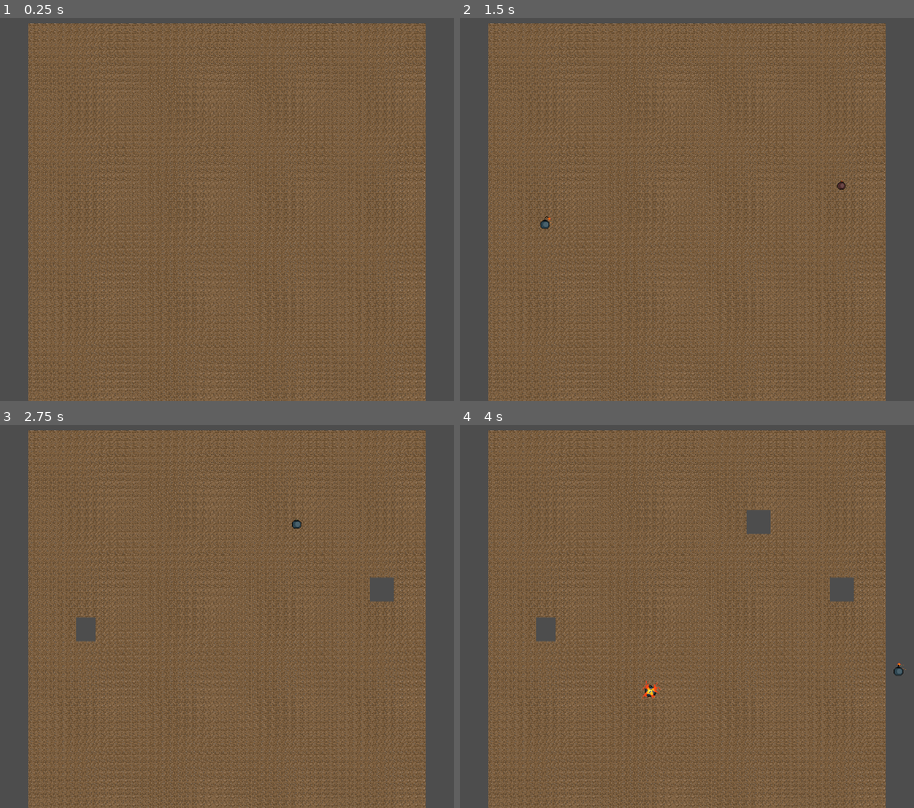
Above: before the commit, frames 1-4 (two rows, left to right).
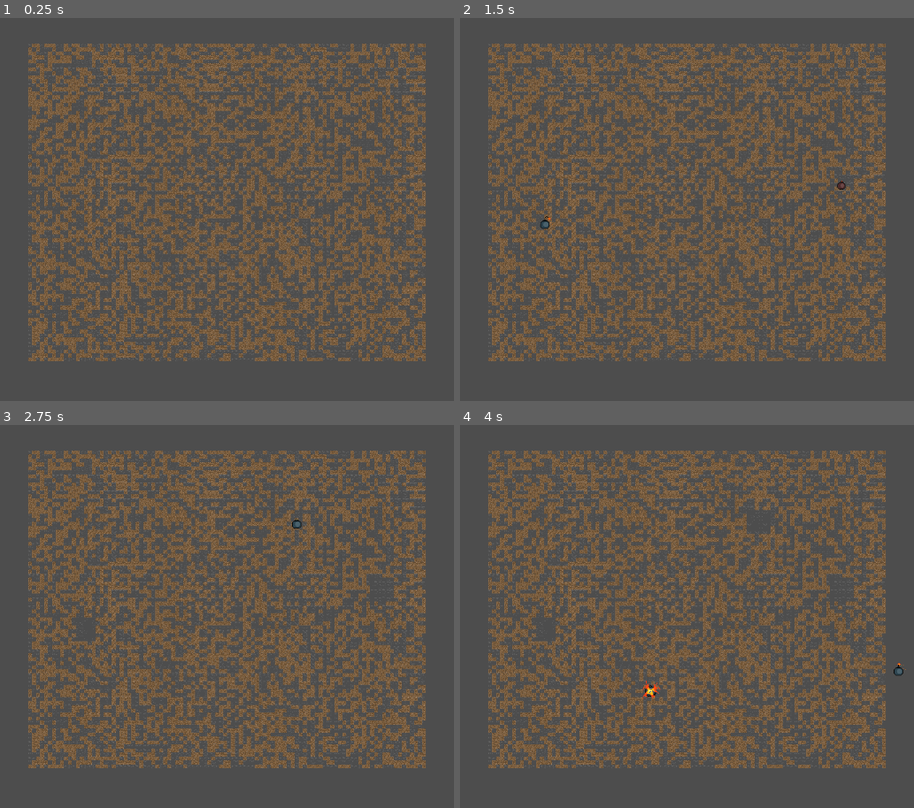
Above: after the commit, the same moments.

Repository: ProgrammingLogic/Alchemy_Game_Jam_7
Game: Godot game, scene res://src/game.tscn
Same seed, same stepped clock (60 frames per second), same inputs: the game is played once before the commit and once after it.
Inputs (mouse positions are in pixels of both pictures, inside the frame that each line leads up to):
- Up to frame 1 (0.25 s): no input
- Up to frame 2 (1.5 s): tap Enter at 0.5 s; move the mouse to (841, 182) at 0.52 s; click (841, 182) at 0.6 s; tap Space at 1.25 s; move the mouse to (546, 220) at 1.27 s; click (546, 220) at 1.35 s
- Up to frame 3 (2.75 s): move the mouse to (299, 520) at 2.02 s; click (299, 520) at 2.1 s
- Up to frame 4 (4 s): move the mouse to (650, 689) at 2.77 s; click (650, 689) at 2.85 s; move the mouse to (900, 670) at 3.52 s; click (900, 670) at 3.6 s

The runs differ from the first frame. In frame 1, 48% of the frame differs, in the area x 6-94%, y 1-100%; in frame 2, 48%; in frame 3, 47%; in frame 4, 47%.

Commit message:
feature: add tile component

Diff:
--- a/src/entities/bomb/bomb.gd
+++ b/src/entities/bomb/bomb.gd
@@ -4,6 +4,8 @@
 
 @onready var bomb_animation = preload("res://src/entities/bomb/assets/bomb.tres")
 
+# TODO
+# - Scale bomb to screensize
 var size = Vector2(32, 32)
 
 
@@ -28,6 +30,10 @@
 	)
 
 	for cell in MapManager.get_cells_in_rect(explosion_global_rect):
-		MapManager.erase_cell(cell)
+		var c: Vector2i = cell["cell"]
+		var type: Tile = cell["type"]
+
+		if type.destructable:
+			MapManager.erase_cell(c)
 
 	queue_free()
--- /dev/null
+++ b/src/scenes/tiles/dirt/tile_dirt.gd
@@ -0,0 +1,11 @@
+extends Tile
+class_name TileDirt
+
+
+const TILE_SET_IDS: Array[int] = [
+	0, # "res://src/scenes/tiles/dirt/assets/tile_dirt.png"
+]
+
+func _init():
+	ids = PackedInt32Array(TILE_SET_IDS)
+	destructable = true
--- /dev/null
+++ b/src/scenes/tiles/stone/assets/tile_stone.svg
@@ -0,0 +1,385 @@
+<?xml version="1.0" encoding="UTF-8" standalone="no"?>
+<!-- Created with Inkscape (http://www.inkscape.org/) -->
+
+<svg
+   width="32"
+   height="32"
+   viewBox="0 0 8.4666662 8.4666662"
+   version="1.1"
+   id="svg1"
+   inkscape:version="1.4.3 (0d15f75042, 2025-12-25)"
+   sodipodi:docname="tile_stone.svg"
+   xmlns:inkscape="http://www.inkscape.org/namespaces/inkscape"
+   xmlns:sodipodi="http://sodipodi.sourceforge.net/DTD/sodipodi-0.dtd"
+   xmlns="http://www.w3.org/2000/svg"
+   xmlns:svg="http://www.w3.org/2000/svg">
+  <sodipodi:namedview
+     id="namedview1"
+     pagecolor="#ffffff"
+     bordercolor="#000000"
+     borderopacity="0.25"
+     inkscape:showpageshadow="2"
+     inkscape:pageopacity="0.0"
+     inkscape:pagecheckerboard="0"
+     inkscape:deskcolor="#d1d1d1"
+     inkscape:document-units="px"
+     inkscape:zoom="20.054095"
+     inkscape:cx="23.835531"
+     inkscape:cy="23.237149"
+     inkscape:window-width="2560"
+     inkscape:window-height="1362"
+     inkscape:window-x="0"
+     inkscape:window-y="0"
+     inkscape:window-maximized="1"
+     inkscape:current-layer="layer1" />
+  <defs
+     id="defs1" />
+  <g
+     inkscape:label="Layer 1"
+     inkscape:groupmode="layer"
+     id="layer1">
+    <rect
+       style="display:inline;fill:#666666;stroke-width:0.264583"
+       id="rect11"
+       width="8.559021"
+       height="8.5194407"
+       x="-0.045893945"
+       y="-0.045893945" />
+    <rect
+       style="fill:#4d4d4d;stroke-width:0.264583"
+       id="rect13"
+       width="2.1769245"
+       height="0.80480236"
+       x="0.013193481"
+       y="7.6917992" />
+    <rect
+       style="fill:#4d4d4d;stroke-width:0.264583"
+       id="rect14"
+       width="2.38802"
+       height="0.80480248"
+       x="2.3484397"
+       y="7.6654124" />
+    <rect
+       style="fill:#4d4d4d;stroke-width:0.264583"
+       id="rect14-3"
+       width="2.38802"
+       height="0.80480248"
+       x="4.9764504"
+       y="7.6825414" />
+    <rect
+       style="fill:#4d4d4d;stroke-width:0.264583"
+       id="rect14-3-1"
+       width="2.38802"
+       height="0.80480248"
+       x="7.5345583"
+       y="7.700017" />
+    <rect
+       style="fill:#4d4d4d;stroke-width:0.264583"
+       id="rect14-3-3"
+       width="2.38802"
+       height="0.80480248"
+       x="1.0358816"
+       y="6.8549199" />
+    <rect
+       style="fill:#4d4d4d;stroke-width:0.264583"
+       id="rect14-3-6"
+       width="2.38802"
+       height="0.80480248"
+       x="3.6089575"
+       y="6.8527794" />
+    <rect
+       style="fill:#4d4d4d;stroke-width:0.264583"
+       id="rect14-3-2"
+       width="2.38802"
+       height="0.80480248"
+       x="6.1888232"
+       y="6.87988" />
+    <rect
+       style="fill:#4d4d4d;stroke-width:0.264583"
+       id="rect14-3-5"
+       width="2.38802"
+       height="0.80480248"
+       x="-1.5044036"
+       y="6.8592024" />
+    <rect
+       style="fill:#4d4d4d;stroke-width:0.264583"
+       id="rect13-9"
+       width="2.1769245"
+       height="0.80480236"
+       x="-0.44786468"
+       y="6.0600896" />
+    <rect
+       style="fill:#4d4d4d;stroke-width:0.264583"
+       id="rect14-7"
+       width="2.38802"
+       height="0.80480248"
+       x="1.8873819"
+       y="6.0337024" />
+    <rect
+       style="fill:#4d4d4d;stroke-width:0.264583"
+       id="rect14-3-36"
+       width="2.38802"
+       height="0.80480248"
+       x="4.5153928"
+       y="6.0508313" />
+    <rect
+       style="fill:#4d4d4d;stroke-width:0.264583"
+       id="rect14-3-1-1"
+       width="2.38802"
+       height="0.80480248"
+       x="7.0735002"
+       y="6.0683074" />
+    <rect
+       style="fill:#4d4d4d;stroke-width:0.264583"
+       id="rect14-3-3-2"
+       width="2.38802"
+       height="0.80480248"
+       x="0.57482368"
+       y="5.2232099" />
+    <rect
+       style="fill:#4d4d4d;stroke-width:0.264583"
+       id="rect14-3-6-9"
+       width="2.38802"
+       height="0.80480248"
+       x="3.1478989"
+       y="5.2210698" />
+    <rect
+       style="fill:#4d4d4d;stroke-width:0.264583"
+       id="rect14-3-2-3"
+       width="2.38802"
+       height="0.80480248"
+       x="5.7277656"
+       y="5.2481704" />
+    <rect
+       style="fill:#4d4d4d;stroke-width:0.264583"
+       id="rect14-3-5-1"
+       width="2.38802"
+       height="0.80480248"
+       x="-1.9654619"
+       y="5.2274928" />
+    <rect
+       style="fill:#4d4d4d;stroke-width:0.264583"
+       id="rect13-93"
+       width="2.1769245"
+       height="0.80480236"
+       x="0.1839952"
+       y="4.4183884" />
+    <rect
+       style="fill:#4d4d4d;stroke-width:0.264583"
+       id="rect14-74"
+       width="2.38802"
+       height="0.80480248"
+       x="2.5192416"
+       y="4.3920012" />
+    <rect
+       style="fill:#4d4d4d;stroke-width:0.264583"
+       id="rect14-3-52"
+       width="2.38802"
+       height="0.80480248"
+       x="5.1472526"
+       y="4.4091301" />
+    <rect
+       style="fill:#4d4d4d;stroke-width:0.264583"
+       id="rect14-3-1-5"
+       width="2.38802"
+       height="0.80480248"
+       x="7.7053599"
+       y="4.4266062" />
+    <rect
+       style="fill:#4d4d4d;stroke-width:0.264583"
+       id="rect14-3-3-4"
+       width="2.38802"
+       height="0.80480248"
+       x="1.2066832"
+       y="3.5815089" />
+    <rect
+       style="fill:#4d4d4d;stroke-width:0.264583"
+       id="rect14-3-6-7"
+       width="2.38802"
+       height="0.80480248"
+       x="3.7797587"
+       y="3.5793688" />
+    <rect
+       style="fill:#4d4d4d;stroke-width:0.264583"
+       id="rect14-3-2-4"
+       width="2.38802"
+       height="0.80480248"
+       x="6.3596253"
+       y="3.6064694" />
+    <rect
+       style="fill:#4d4d4d;stroke-width:0.264583"
+       id="rect14-3-5-4"
+       width="2.38802"
+       height="0.80480248"
+       x="-1.333602"
+       y="3.5857918" />
+    <rect
+       style="fill:#4d4d4d;stroke-width:0.264583"
+       id="rect13-9-3"
+       width="2.1769245"
+       height="0.80480236"
+       x="-0.27706292"
+       y="2.7866786" />
+    <rect
+       style="fill:#4d4d4d;stroke-width:0.264583"
+       id="rect14-7-0"
+       width="2.38802"
+       height="0.80480248"
+       x="2.0581832"
+       y="2.7602913" />
+    <rect
+       style="fill:#4d4d4d;stroke-width:0.264583"
+       id="rect14-3-36-7"
+       width="2.38802"
+       height="0.80480248"
+       x="4.6861949"
+       y="2.7774203" />
+    <rect
+       style="fill:#4d4d4d;stroke-width:0.264583"
+       id="rect14-3-1-1-8"
+       width="2.38802"
+       height="0.80480248"
+       x="7.2443023"
+       y="2.7948964" />
+    <rect
+       style="fill:#4d4d4d;stroke-width:0.264583"
+       id="rect14-3-3-2-6"
+       width="2.38802"
+       height="0.80480248"
+       x="0.74562544"
+       y="1.9497993" />
+    <rect
+       style="fill:#4d4d4d;stroke-width:0.264583"
+       id="rect14-3-6-9-8"
+       width="2.38802"
+       height="0.80480248"
+       x="3.3187001"
+       y="1.9476593" />
+    <rect
+       style="fill:#4d4d4d;stroke-width:0.264583"
+       id="rect14-3-2-3-8"
+       width="2.38802"
+       height="0.80480248"
+       x="5.8985677"
+       y="1.9747598" />
+    <rect
+       style="fill:#4d4d4d;stroke-width:0.264583"
+       id="rect14-3-5-1-4"
+       width="2.38802"
+       height="0.80480248"
+       x="-1.7946602"
+       y="1.9540823" />
+    <rect
+       style="fill:#4d4d4d;stroke-width:0.264583"
+       id="rect13-2"
+       width="2.1769245"
+       height="0.80480236"
+       x="-0.30204263"
+       y="1.2202033" />
+    <rect
+       style="fill:#4d4d4d;stroke-width:0.264583"
+       id="rect14-0"
+       width="2.38802"
+       height="0.80480248"
+       x="2.0332036"
+       y="1.1938165" />
+    <rect
+       style="fill:#4d4d4d;stroke-width:0.264583"
+       id="rect14-3-68"
+       width="2.38802"
+       height="0.80480248"
+       x="4.6612148"
+       y="1.2109455" />
+    <rect
+       style="fill:#4d4d4d;stroke-width:0.264583"
+       id="rect14-3-1-9"
+       width="2.38802"
+       height="0.80480248"
+       x="7.2193222"
+       y="1.2284211" />
+    <rect
+       style="fill:#4d4d4d;stroke-width:0.264583"
+       id="rect14-3-3-26"
+       width="2.38802"
+       height="0.80480248"
+       x="0.72064567"
+       y="0.38332412" />
+    <rect
+       style="fill:#4d4d4d;stroke-width:0.264583"
+       id="rect14-3-6-6"
+       width="2.38802"
+       height="0.80480248"
+       x="3.2937214"
+       y="0.38118359" />
+    <rect
+       style="fill:#4d4d4d;stroke-width:0.264583"
+       id="rect14-3-2-49"
+       width="2.38802"
+       height="0.80480248"
+       x="5.8735876"
+       y="0.40828416" />
+    <rect
+       style="fill:#4d4d4d;stroke-width:0.264583"
+       id="rect14-3-5-5"
+       width="2.38802"
+       height="0.80480248"
+       x="-1.8196396"
+       y="0.38760659" />
+    <rect
+       style="fill:#4d4d4d;stroke-width:0.264583"
+       id="rect13-9-0"
+       width="2.1769245"
+       height="0.80480236"
+       x="-0.76310074"
+       y="-0.41150618" />
+    <rect
+       style="fill:#4d4d4d;stroke-width:0.264583"
+       id="rect14-7-4"
+       width="2.38802"
+       height="0.80480248"
+       x="1.5721459"
+       y="-0.43789339" />
+    <rect
+       style="fill:#4d4d4d;stroke-width:0.264583"
+       id="rect14-3-36-8"
+       width="2.38802"
+       height="0.80480248"
+       x="4.2001567"
+       y="-0.42076445" />
+    <rect
+       style="fill:#4d4d4d;stroke-width:0.264583"
+       id="rect14-3-1-1-7"
+       width="2.38802"
+       height="0.80480248"
+       x="6.7582641"
+       y="-0.40328836" />
+    <rect
+       style="fill:#4d4d4d;stroke-width:0.264583"
+       id="rect14-3-3-2-1"
+       width="2.38802"
+       height="0.80480248"
+       x="0.25958762"
+       y="-1.248386" />
+    <rect
+       style="fill:#4d4d4d;stroke-width:0.264583"
+       id="rect14-3-6-9-7"
+       width="2.38802"
+       height="0.80480248"
+       x="2.8326628"
+       y="-1.2505261" />
+    <rect
+       style="fill:#4d4d4d;stroke-width:0.264583"
+       id="rect14-3-2-3-2"
+       width="2.38802"
+       height="0.80480248"
+       x="5.4125299"
+       y="-1.2234255" />
+    <rect
+       style="fill:#4d4d4d;stroke-width:0.264583"
+       id="rect14-3-5-1-7"
+       width="2.38802"
+       height="0.80480248"
+       x="-2.2806981"
+       y="-1.2441031" />
+  </g>
+</svg>
--- /dev/null
+++ b/src/scenes/tiles/stone/tile_stone.gd
@@ -0,0 +1,11 @@
+extends Tile
+class_name StoneTile
+
+
+const TILE_SET_IDS: Array[int] = [
+	6,
+]
+
+
+func _init() -> void:
+	ids = PackedInt32Array(TILE_SET_IDS)
--- a/src/scenes/tiles/tile.gd
+++ b/src/scenes/tiles/tile.gd
@@ -1,11 +1,25 @@
 extends Node
+class_name Tile
 
 
-# Called when the node enters the scene tree for the first time.
-func _ready() -> void:
-	pass # Replace with function body.
+# The ID this tile is associated with in "res://src/services/map_manager/assets/map_manager.tres"
+#
+# ID 0 is the main ID of the tile
+var ids: PackedInt32Array:
+	get:
+		return ids
+	set(value):
+		ids = value
 
 
-# Called every frame. 'delta' is the elapsed time since the previous frame.
-func _process(delta: float) -> void:
+var destructable: bool = false
+
+
+func _ready():
+	if not ids:
+		print("ERROR: Tile has no IDs")
+		return
+
+
+func update():
 	pass
--- /dev/null
+++ b/src/scenes/tiles/wall/tile_wall.gd
@@ -0,0 +1,28 @@
+extends Tile
+class_name WallTile
+
+
+const TILE_SET_IDS: Array[int] = [
+	2, # "res://src/scenes/tiles/wall/assets/wall1.png"
+	3, # "res://src/scenes/tiles/wall/assets/wall2.png"
+	4, # "res://src/scenes/tiles/wall/assets/wall3.png"
+	5, # "res://src/scenes/tiles/wall/assets/wall4.png"
+]
+
+func _init(wall_variant: int):
+	if wall_variant > TILE_SET_IDS.size() - 1:
+		print("ERROR: attempting to get invalid WallTile variant (%d)" % wall_variant)
+
+	_init_ids(wall_variant)
+
+
+func _init_ids(wall_variant: int):
+	var primary_id = TILE_SET_IDS.get(wall_variant)
+	var new_ids = [primary_id]
+	for i in range(0, TILE_SET_IDS.size() - 1):
+		if TILE_SET_IDS[i] == primary_id:
+			continue
+
+		new_ids.append(TILE_SET_IDS[i])
+
+	ids = PackedInt32Array(new_ids)
--- a/src/scenes/tiles/walls/wall.gd
+++ /dev/null
@@ -1,11 +0,0 @@
-extends Node
-
-
-# Called when the node enters the scene tree for the first time.
-func _ready() -> void:
-	pass # Replace with function body.
-
-
-# Called every frame. 'delta' is the elapsed time since the previous frame.
-func _process(delta: float) -> void:
-	pass
--- a/src/services/map_manager/assets/map_manager.tres
+++ b/src/services/map_manager/assets/map_manager.tres
@@ -1,20 +1,60 @@
-[gd_resource type="TileSet" load_steps=5 format=3 uid="uid://xubtj2urd8b0"]
+[gd_resource type="TileSet" load_steps=15 format=3 uid="uid://xubtj2urd8b0"]
 
-[ext_resource type="Texture2D" uid="uid://nofjysoiwwas" path="res://src/scenes/tiles/walls/dirt/assets/Dirt.png" id="1_1xu04"]
-[ext_resource type="Texture2D" uid="uid://c34eafr0l4l16" path="res://src/scenes/tiles/pipe/Pipe.png" id="2_o8voa"]
+[ext_resource type="Texture2D" uid="uid://nofjysoiwwas" path="res://src/scenes/tiles/dirt/assets/tile_dirt.png" id="1_vgsuo"]
+[ext_resource type="Texture2D" uid="uid://c34eafr0l4l16" path="res://src/scenes/tiles/pipe/Pipe.png" id="2_3m06i"]
+[ext_resource type="Texture2D" uid="uid://driv23jc01c2k" path="res://src/scenes/tiles/wall/assets/wall1.png" id="3_yvmft"]
+[ext_resource type="Texture2D" uid="uid://d1w30je2gx1gj" path="res://src/scenes/tiles/wall/assets/wall2.png" id="4_4mhp4"]
+[ext_resource type="Texture2D" uid="uid://bqrqud8wq005w" path="res://src/scenes/tiles/wall/assets/wall3.png" id="5_j83xr"]
+[ext_resource type="Texture2D" uid="uid://mt8saqxkprpo" path="res://src/scenes/tiles/wall/assets/wall4.png" id="6_wkvkm"]
+[ext_resource type="Texture2D" uid="uid://cpuks2xlb6vas" path="res://src/scenes/tiles/stone/assets/tile_stone.svg" id="7_3m06i"]
 
 [sub_resource type="TileSetAtlasSource" id="TileSetAtlasSource_o8voa"]
-texture = ExtResource("1_1xu04")
+texture = ExtResource("1_vgsuo")
 texture_region_size = Vector2i(32, 32)
 0:0/0 = 0
 
 [sub_resource type="TileSetAtlasSource" id="TileSetAtlasSource_aefpq"]
-texture = ExtResource("2_o8voa")
+texture = ExtResource("2_3m06i")
 texture_region_size = Vector2i(32, 32)
 0:0/0 = 0
+
+[sub_resource type="TileSetAtlasSource" id="TileSetAtlasSource_yuwvf"]
+texture = ExtResource("3_yvmft")
+texture_region_size = Vector2i(32, 32)
+0:0/0 = 0
+0:0/0/physics_layer_0/polygon_0/points = PackedVector2Array(-16, -16, 16, -16, 16, 16, -16, 16)
+
+[sub_resource type="TileSetAtlasSource" id="TileSetAtlasSource_pptag"]
+texture = ExtResource("4_4mhp4")
+texture_region_size = Vector2i(32, 32)
+0:0/0 = 0
+0:0/0/physics_layer_0/polygon_0/points = PackedVector2Array(-16, -16, 16, -16, 16, 16, -16, 16)
+
+[sub_resource type="TileSetAtlasSource" id="TileSetAtlasSource_f7qxk"]
+texture = ExtResource("5_j83xr")
+texture_region_size = Vector2i(32, 32)
+0:0/0 = 0
+0:0/0/physics_layer_0/polygon_0/points = PackedVector2Array(-16, -16, 16, -16, 16, 16, -16, 16)
+
+[sub_resource type="TileSetAtlasSource" id="TileSetAtlasSource_mfm3v"]
+texture = ExtResource("6_wkvkm")
+texture_region_size = Vector2i(32, 32)
+0:0/0 = 0
+0:0/0/physics_layer_0/polygon_0/points = PackedVector2Array(-16, -16, 16, -16, 16, 16, -16, 16)
+
+[sub_resource type="TileSetAtlasSource" id="TileSetAtlasSource_yvmft"]
+texture = ExtResource("7_3m06i")
+texture_region_size = Vector2i(32, 32)
+0:0/0 = 0
+0:0/0/physics_layer_0/polygon_0/points = PackedVector2Array(-16, -16, 16, -16, 16, 16, -16, 16)
 
 [resource]
 tile_size = Vector2i(32, 32)
 physics_layer_0/collision_layer = 1
 sources/1 = SubResource("TileSetAtlasSource_aefpq")
 sources/0 = SubResource("TileSetAtlasSource_o8voa")
+sources/2 = SubResource("TileSetAtlasSource_yuwvf")
+sources/3 = SubResource("TileSetAtlasSource_pptag")
+sources/4 = SubResource("TileSetAtlasSource_f7qxk")
+sources/5 = SubResource("TileSetAtlasSource_mfm3v")
+sources/6 = SubResource("TileSetAtlasSource_yvmft")
--- a/src/services/map_manager/map_manager.gd
+++ b/src/services/map_manager/map_manager.gd
@@ -15,15 +15,26 @@
 
 
 func _generate_map() -> void:
-	var dirt := 0
-	var pipe := 1
+	var tiles: Array[Tile] = [
+		TileDirt.new(),
+		StoneTile.new(),
+	]
 
 	var y_offset := GRID_HEIGHT / 10
 
-	# Fill the map with dirt
-	for y in range(5, GRID_HEIGHT):
+	# Fill the map with walls
+	randomize()
+	for y in range(y_offset, GRID_HEIGHT - y_offset):
 		for x in range(GRID_WIDTH):
-			set_cell(Vector2i(x, y), dirt, Vector2i(0, 0))
+			var r = randi_range(0, 1)
+
+			var id: int
+			if r == 0:
+				id = tiles[0].ids[0]
+			else:
+				id = tiles[1].ids[0]
+
+			set_cell(Vector2i(x, y), id, Vector2i(0, 0))
 
 
 func scale_to_screen() -> void:
@@ -51,8 +62,8 @@
 	)
 
 
-func get_cells_in_rect(search_global_rect: Rect2i) -> Array[Vector2i]:
-	var result: Array[Vector2i] = []
+func get_cells_in_rect(search_global_rect: Rect2i) -> Array[Dictionary]:
+	var result: Array[Dictionary] = []
 
 	var top_left_cell = local_to_map(to_local(search_global_rect.position))
 	var bottom_right_cell = local_to_map(to_local(search_global_rect.end))
@@ -63,7 +74,10 @@
 			var cell_global_rect = get_global_rect_of_cell(cell)
 
 			if search_global_rect.intersects(cell_global_rect):
-				result.append(cell)
+				result.append({
+					"cell": cell,
+					"type": get_cell_type(cell),
+				})
 
 	return result
 
@@ -78,3 +92,18 @@
 	var result: Array[Vector2i] = []
 
 	return result
+
+
+func get_cell_type(cell: Vector2i) -> Tile:
+	var id = get_cell_source_id(cell)
+
+	if id == 0:
+		return TileDirt.new()
+	elif id == 1:
+		return null
+	elif id >= 2 or id <= 5:
+		return WallTile.new(0)
+	elif id == 6:
+		return StoneTile.new()
+
+	return null
Renamed: src/scenes/tiles/walls/dirt/assets/Dirt.png -> src/scenes/tiles/dirt/assets/tile_dirt.png
Not shown, changed: src/scenes/tiles/dirt/assets/tile_dirt.png.import
Not shown, added: src/scenes/tiles/dirt/tile_dirt.gd.uid
Not shown, changed: src/scenes/tiles/stone/assets/tile_stone.svg.import
Not shown, added: src/scenes/tiles/stone/tile_stone.gd.uid
Renamed: src/scenes/tiles/walls/assets/wall1.png -> src/scenes/tiles/wall/assets/wall1.png
Not shown, added: src/scenes/tiles/wall/assets/wall1.png.import
Renamed: src/scenes/tiles/walls/assets/wall2.png -> src/scenes/tiles/wall/assets/wall2.png
Not shown, changed: src/scenes/tiles/wall/assets/wall2.png.import
Renamed: src/scenes/tiles/walls/assets/wall3.png -> src/scenes/tiles/wall/assets/wall3.png
Not shown, changed: src/scenes/tiles/wall/assets/wall3.png.import
Renamed: src/scenes/tiles/walls/assets/wall4.png -> src/scenes/tiles/wall/assets/wall4.png
(and 2 more such lines)
